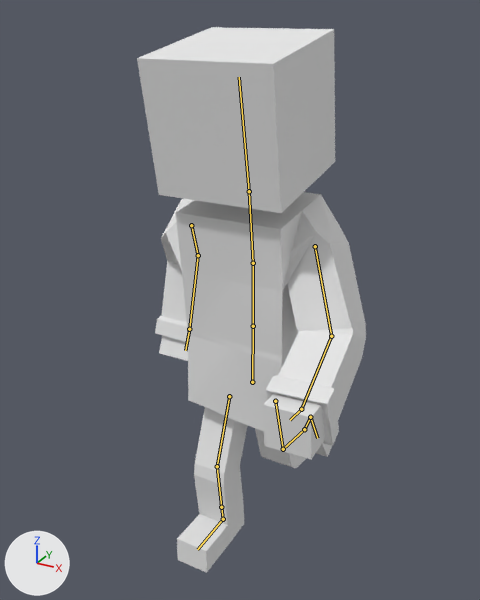
One commit to the Blender file Characters/Colby.blend: the scene before it, then after it.
Camera for both pictures: a camera (50 mm lens) standing at (4.5, -8.64, 3.48) and looking at (-0.26, 0.03, -0.85). The lights are fixed; the arrows at lower left show +X, +Y and +Z. Both versions are drawn at frame 40 of the action 'Running'; the numbers are the values there. The bones that bend it are drawn over the model as lines.
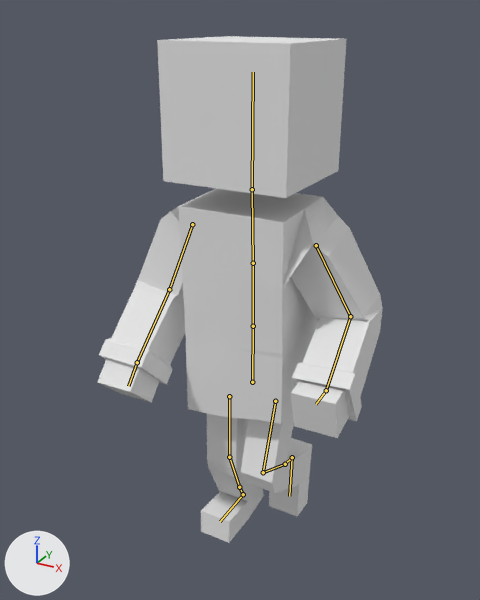
Commit message: Colby running base complete

Boxes (x1, y1, x2, y2) around the edits, measured in the pictures (480 x 600 px):
```json
{"object": "Cube", "change": "posed", "before": [137, 27, 366, 573], "after": [98, 36, 383, 543], "on screen": "24% wider, 7% shorter"}
{"bone": "Bone.002", "before": "(253, 263) to (249, 191)", "after": "(253, 263) to (252, 189)"}
{"bone": "Bone.003", "before": "(249, 191) to (239, 77)", "after": "(252, 189) to (253, 72)"}
{"bone": "Bone.004", "before": "(191, 225) to (198, 255)", "after": "(192, 224) to (169, 289)"}
{"bone": "Bone.005", "before": "(198, 255) to (189, 329)", "after": "(169, 289) to (137, 362)"}
{"bone": "Bone.006", "before": "(189, 329) to (185, 350)", "after": "(137, 362) to (128, 386)"}
{"bone": "Bone.007", "before": "(315, 246) to (331, 336)", "after": "(316, 245) to (350, 316)"}
{"bone": "Bone.008", "before": "(331, 336) to (301, 409)", "after": "(350, 316) to (326, 390)"}
{"bone": "Bone.010", "before": "(275, 401) to (283, 449)", "after": "(275, 401) to (263, 472)"}
{"bone": "Bone.011", "before": "(283, 449) to (304, 429)", "after": "(263, 472) to (285, 464)"}
{"bone": "Bone.012", "before": "(304, 429) to (310, 417)", "after": "(285, 464) to (292, 457)"}
{"bone": "Bone.013", "before": "(229, 396) to (217, 466)", "after": "(229, 396) to (229, 457)"}
{"bone": "Bone.014", "before": "(217, 466) to (221, 507)", "after": "(229, 457) to (239, 487)"}
{"bone": "Bone.015", "before": "(221, 507) to (223, 519)", "after": "(239, 487) to (243, 494)"}
{"bone": "Bone.017", "before": "(223, 519) to (197, 549)", "after": "(243, 494) to (220, 521)"}
```

The change, as JSON lines over the scene's bpy script:
```json
{"block": "bone_bone_002", "where": "bone_bone_002 = bpy.data.objects['Armature'].pose.bones['Bone.002']  # child of 'Bone.001'"}
{"op": "set", "path": "bone_bone_002.rotation_quaternion", "old": "(0.999, 0.0, 0.0, -0.039)", "new": "(1.0, 0.0, 0.0, 0.006)", "note": "degrees (0, 0, -4) -> degrees (0, 0, 1)"}
{"block": "bone_bone_003", "where": "bone_bone_003 = bpy.data.objects['Armature'].pose.bones['Bone.003']  # child of 'Bone.002'"}
{"op": "set", "path": "bone_bone_003.rotation_quaternion", "old": "(1.0, 0.0, 0.0, 0.03)", "new": "(1.0, 0.0, 0.0, -0.015)", "note": "degrees (0, 0, 3) -> degrees (0, 0, -2)"}
{"block": "bone_bone_004", "where": "bone_bone_004 = bpy.data.objects['Armature'].pose.bones['Bone.004']  # child of 'Bone.002'"}
{"op": "set", "path": "bone_bone_004.rotation_quaternion", "old": "(0.77, -0.188, -0.26, 0.551)", "new": "(0.81, 0.04, 0.062, 0.581)", "note": "degrees (-36, -11, 75) -> degrees (8, 3, 72)"}
{"block": "bone_bone_005", "where": "bone_bone_005 = bpy.data.objects['Armature'].pose.bones['Bone.005']  # child of 'Bone.004'"}
{"op": "set", "path": "bone_bone_005.rotation_quaternion", "old": "(0.862, -0.141, 0.086, 0.479)", "new": "(0.928, -0.149, 0.064, 0.335)", "note": "degrees (-10, 17, 57) -> degrees (-14, 13, 38)"}
{"block": "bone_bone_006", "where": "bone_bone_006 = bpy.data.objects['Armature'].pose.bones['Bone.006']  # child of 'Bone.005'"}
{"op": "set", "path": "bone_bone_006.rotation_quaternion", "old": "(0.994, -0.028, 0.006, 0.104)", "new": "(0.999, -0.023, 0.007, -0.041)", "note": "degrees (-3, 1, 12) -> degrees (-3, 1, -5)"}
{"block": "bone_bone_007", "where": "bone_bone_007 = bpy.data.objects['Armature'].pose.bones['Bone.007']  # child of 'Bone.002'"}
{"op": "set", "path": "bone_bone_007.rotation_quaternion", "old": "(0.809, 0.129, -0.179, -0.544)", "new": "(0.822, -0.069, 0.111, -0.555)", "note": "degrees (24, -9, -70) -> degrees (-14, 6, -69)"}
{"block": "bone_bone_008", "where": "bone_bone_008 = bpy.data.objects['Armature'].pose.bones['Bone.008']  # child of 'Bone.007'"}
{"op": "set", "path": "bone_bone_008.rotation_quaternion", "old": "(0.911, -0.143, -0.078, -0.379)", "new": "(0.803, -0.122, -0.12, -0.571)", "note": "degrees (-12, -15, -44) -> degrees (-4, -19, -70)"}
{"block": "bone_bone_010", "where": "bone_bone_010 = bpy.data.objects['Armature'].pose.bones['Bone.010']  # child of 'Bone'"}
{"op": "set", "path": "bone_bone_010.rotation_quaternion", "old": "(0.99, 0.0, 0.0, -0.142)", "new": "(0.985, 0.0, 0.0, 0.174)", "note": "degrees (0, 0, -16) -> degrees (0, 0, 20)"}
{"block": "bone_bone_011", "where": "bone_bone_011 = bpy.data.objects['Armature'].pose.bones['Bone.011']  # child of 'Bone.010'"}
{"op": "set", "path": "bone_bone_011.rotation_quaternion", "old": "(0.85, 0.527, 0.002, 0.002)", "new": "(0.739, 0.674, 0.001, 0.002)", "note": "degrees (64, 0, 0) -> degrees (85, 0, 0)"}
{"block": "bone_bone_012", "where": "bone_bone_012 = bpy.data.objects['Armature'].pose.bones['Bone.012']  # child of 'Bone.011'"}
{"op": "set", "path": "bone_bone_012.rotation_quaternion", "old": "(0.964, 0.266, 0.0, 0.001)", "new": "(0.993, 0.117, 0.0, 0.001)", "note": "degrees (31, 0, 0) -> degrees (13, 0, 0)"}
{"block": "bone_bone_013", "where": "bone_bone_013 = bpy.data.objects['Armature'].pose.bones['Bone.013']  # child of 'Bone'"}
{"op": "set", "path": "bone_bone_013.rotation_quaternion", "old": "(0.982, 0.0, 0.0, 0.189)", "new": "(1.0, 0.0, 0.0, 0.01)", "note": "degrees (0, 0, 22) -> degrees (0, 0, 1)"}
{"block": "bone_bone_014", "where": "bone_bone_014 = bpy.data.objects['Armature'].pose.bones['Bone.014']  # child of 'Bone.013'"}
{"op": "set", "path": "bone_bone_014.rotation_quaternion", "old": "(0.969, 0.0, 0.004, -0.246)", "new": "(0.982, 0.0, 0.003, -0.19)", "note": "degrees (0, 0, -29) -> degrees (0, 0, -22)"}
{"block": "bone_bone_015", "where": "bone_bone_015 = bpy.data.objects['Armature'].pose.bones['Bone.015']  # child of 'Bone.014'"}
{"op": "set", "path": "bone_bone_015.rotation_quaternion", "old": "(1.0, -0.001, 0.0, 0.0)", "new": "(0.999, 0.04, 0.0, 0.0)", "note": "degrees (0, 0, 0) -> degrees (5, 0, 0)"}
{"block": "bone_bone_017", "where": "bone_bone_017 = bpy.data.objects['Armature'].pose.bones['Bone.017']  # child of 'Bone.015'"}
{"op": "set", "path": "bone_bone_017.rotation_quaternion", "old": "(0.998, 0.068, 0.0, 0.0)", "new": "(0.971, 0.238, 0.0, 0.0)", "note": "degrees (8, 0, 0) -> degrees (28, 0, 0)"}
```
